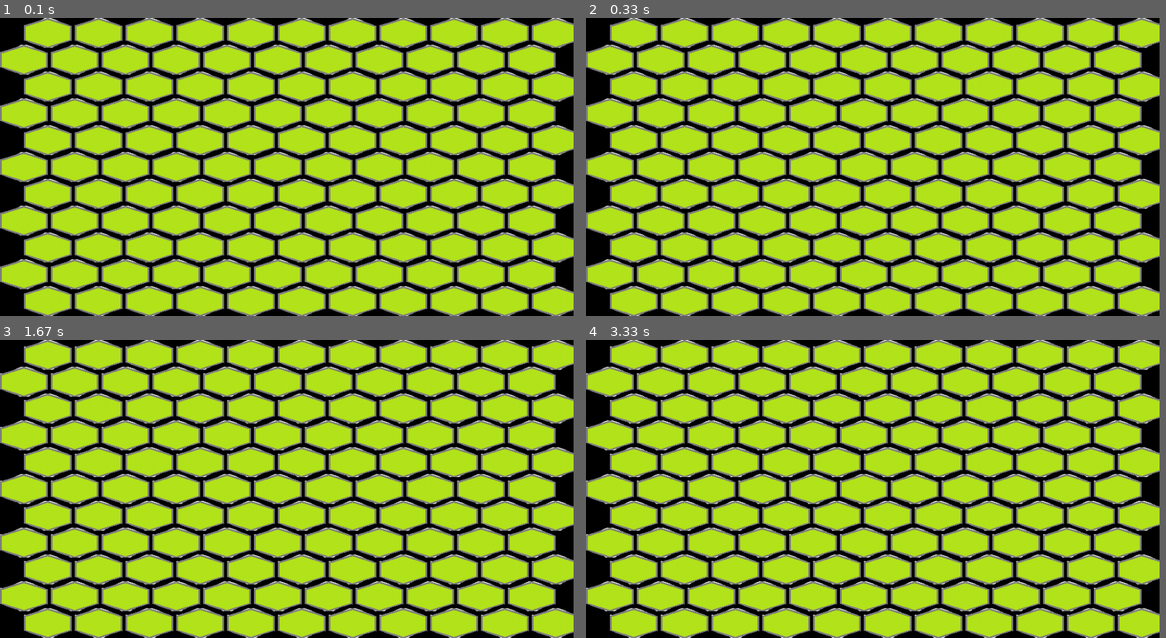
Above: before the commit, frames 1-4 (two rows, left to right).
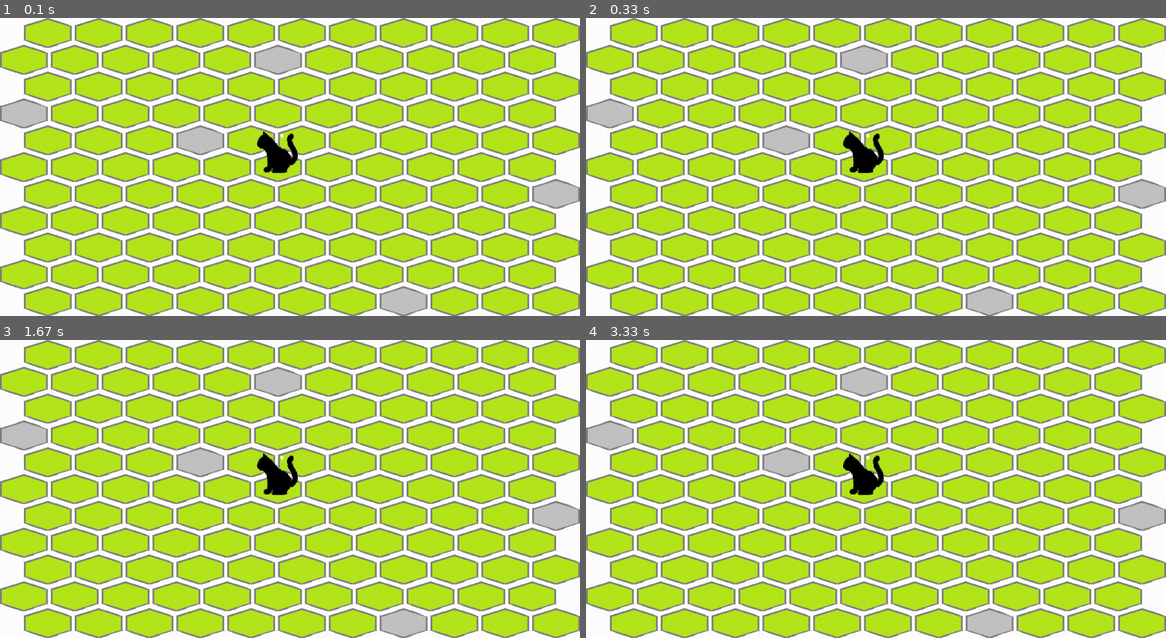
Above: after the commit, the same moments.

Repository: EgorLz/Pygame-Project
Game: pygame game, started from trap cat.py
Same seed, same stepped clock (60 frames per second), same inputs: the game is played once before the commit and once after it.
Inputs:
- Up to frame 1 (0.1 s): no input
- Up to frame 2 (0.33 s): no input
- Up to frame 3 (1.67 s): no input
- Up to frame 4 (3.33 s): no input
In our replay, the window is 890x463 before the commit and 900x463 after it. These sizes can differ from the game's own. Grey fills any space a smaller window leaves; there, only what the larger window draws over its background counts as a difference.

The runs differ from the first frame. In frame 1, 30% of the frame differs, in the area x 0-100%, y 0-100%; in frame 2, 30%; in frame 3, 30%; in frame 4, 30%.

Commit message:
icon add cat add

Diff:
--- a/trap cat.py
+++ b/trap cat.py
@@ -2,10 +2,14 @@
 import sys
 
 import pygame
+import random
 
+pygame.display.set_icon(pygame.image.load("./data/icon.png"))
 pygame.init()
-size = width, height = 960, 500
+size = width, height = 970, 500
 screen = pygame.display.set_mode(size)
+screen.fill('white')
+pygame.display.set_caption('Trap cat by lazzzy')
 
 def load_image(name, colorkey=None):
     fullname = os.path.join('data', name)
@@ -18,14 +22,28 @@
 all_sprites = pygame.sprite.Group()
 
 class Pole(pygame.sprite.Sprite):
-        image = load_image("pole.png")
+    pole = load_image("pole.png")
+    pole_close = load_image("pole_close.png")
 
-        def __init__(self, x, y, *group):
-            super().__init__(*group)
-            self.image = Pole.image
-            self.rect = self.image.get_rect()
-            self.rect.y = y
-            self.rect.x = x
+    def __init__(self, x, y, is_active=True, *group):
+        super().__init__(*group)
+        self.image = Pole.pole if is_active else Pole.pole_close
+        self.rect = self.image.get_rect()
+        self.rect.y = y
+        self.rect.x = x
+
+
+class Cat(pygame.sprite.Sprite):
+    image = load_image("cat_stay.png")
+
+
+    def __init__(self, x, y, *group):
+        super().__init__(*group)
+        self.image = Cat.image
+        self.rect = self.image.get_rect()
+        self.rect.y = y
+        self.rect.x = x
+
 
 for i in range(11):
     for j in range(11):
@@ -34,7 +52,23 @@
             x = 0 + j * 85
         else:
             x = 40 + j * 85
-        Pole(x, y, all_sprites)
+        count = 8
+        all_count = 121
+        if random.randint(1, all_count) <= count:
+            if i == 6 and j == 6:
+                Pole(x, y, True, all_sprites)
+                all_count -= 1
+            else:
+                Pole(x, y, False, all_sprites)
+                all_count -= 1
+                count -= 1
+        else:
+            Pole(x, y, True, all_sprites)
+            all_count -= 1
+
+x = 430
+y = 190
+Cat(x, y, all_sprites)
 
 running = True
 
Binary file added: data/cat_stay.png
Binary file added: data/icon.png
Binary file added: data/pole_close.png
